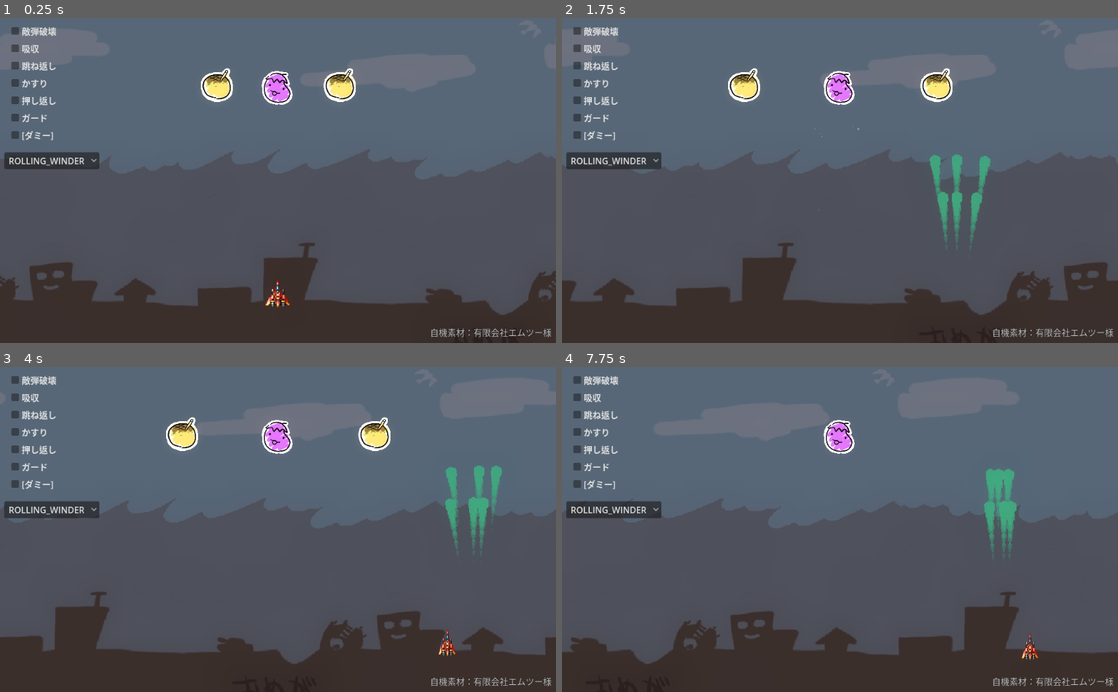
Above: before the commit, frames 1-4 (two rows, left to right).
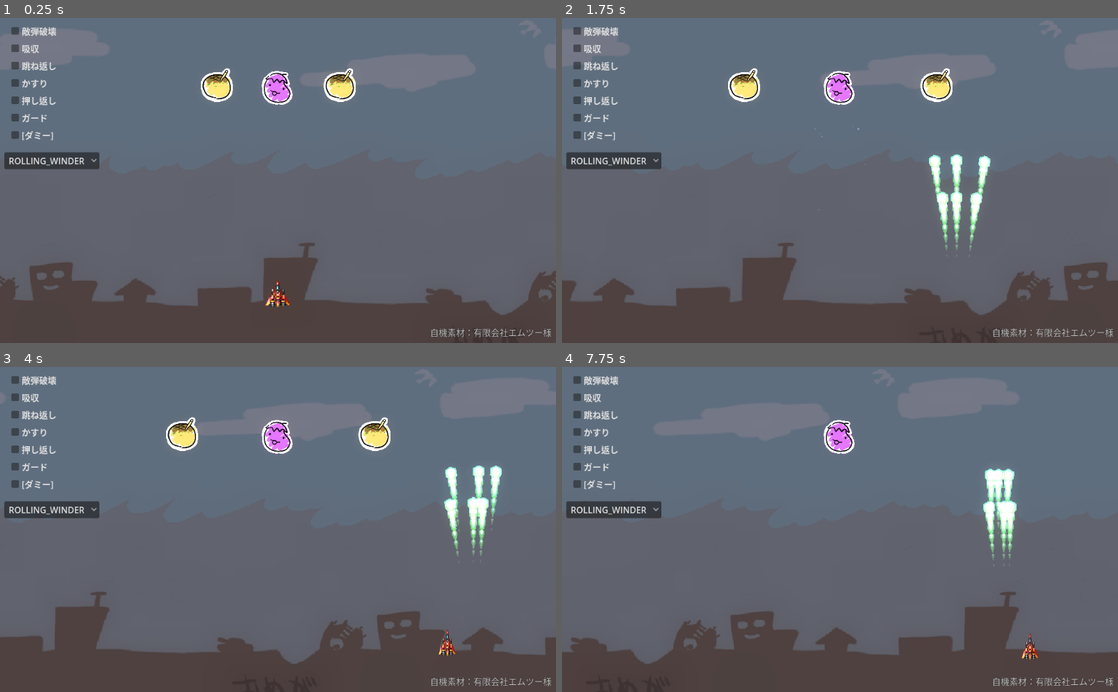
Above: after the commit, the same moments.

Repository: syun77/gd_bullettest4
Game: Godot game, scene res://Main.tscn
Same seed, same stepped clock (60 frames per second), same inputs: the game is played once before the commit and once after it.
Inputs:
- Up to frame 1 (0.25 s): no input
- Up to frame 2 (1.75 s): tap Enter (ui_accept) at 0.5, 0.77, 1.52 s; hold Right (ui_right) 0.53-1.28 s; hold Down (ui_down) from 1.28 s (still down)
- Up to frame 3 (4 s): release Down (ui_down) at 2.03 s; hold Right (ui_right) 2.03-2.78 s; hold Up (ui_up) 2.78-3.53 s; tap Enter (ui_accept) at 3.02, 3.77 s; hold Left (ui_left) from 3.53 s (still down)
- Up to frame 4 (7.75 s): tap Enter (ui_accept) at 4.52, 6.02, 6.77, 7.52 s; release Left (ui_left) at 5.03 s; hold Down (ui_down) 5.03-5.78 s; hold Right (ui_right) 5.78-6.53 s; hold Up (ui_up) 6.53-7.28 s; hold Right (ui_right) from 7.28 s (still down)

The runs differ from the first frame. In frame 2, 1.5% of the frame differs, in the area x 65-78%, y 41-74%; in frame 3, 1.3%; in frame 4, 1.2%.
Error in both runs: Invalid assignment of property or key 'position' with value of type 'Vector2' on a base object of type 'null instance'. (res://src/enemy/Enemy.gd:234)

Commit message:
発光画像を更新

Diff:
--- a/BulletTest/Main.tscn
+++ b/BulletTest/Main.tscn
@@ -7,6 +7,9 @@
 [ext_resource type="Texture2D" uid="uid://5qrlsfujxd2s" path="res://assets/images/bg_sky.png" id="3_n2fpg"]
 [ext_resource type="PackedScene" uid="uid://dgal4fl506wwy" path="res://src/enemy/Enemy.tscn" id="4"]
 [ext_resource type="Theme" uid="uid://cnbovrq5bcj74" path="res://assets/fonts/new_theme.tres" id="7_xiel3"]
+
+[sub_resource type="CanvasItemMaterial" id="CanvasItemMaterial_4dmx1"]
+blend_mode = 1
 
 [sub_resource type="ShaderMaterial" id="2"]
 shader = ExtResource("2_2pdhv")
@@ -28,7 +31,10 @@
 glow_hdr_threshold = 1.61
 
 [node name="Main" type="Node2D"]
+modulate = Color(1, 1, 1, 0.501961)
+material = SubResource("CanvasItemMaterial_4dmx1")
 script = ExtResource("1")
+bullet_image = 2
 
 [node name="ColorRect" type="ColorRect" parent="."]
 offset_right = 1024.0
--- a/BulletTest/src/Bullet.gd
+++ b/BulletTest/src/Bullet.gd
@@ -8,6 +8,8 @@
 const BUZZ_SIZE = 40.0
 
 @onready var _spr = $Sprite
+@onready var _luminesscence = $Luminescence
+@onready var _line = $Line2D
 
 var _velocity = Vector2.ZERO # 速度.
 var _accel = Vector2.ZERO # 加速度.
@@ -68,9 +70,9 @@
 		Common.eBulletImage.OUTLINE: # アウトライン.
 			_spr.texture = load("res://assets/images/bullet3.png")
 		Common.eBulletImage.LUMINESCENCE: # 発光.
-			pass
+			_luminesscence.visible = true
 		Common.eBulletImage.TRAIL: # トレイル.
-			pass
+			_line.visible = true
 
 ## 更新
 func _physics_process(delta: float) -> void:
@@ -100,7 +102,25 @@
 		_spr.modulate = Color.RED
 	is_buzz = false
 
+
+	# line2Dの更新.
+	var d = _velocity * delta
+	# positionに追従してしまうので逆オフセットが必要となる.
+	for i in range(_line.points.size()):
+		_line.points[i] -= d # すべてのLine2Dの位置を移動量で逆オフセットする.
+	_line.points[0] = Vector2.ZERO # 先頭は0でよい.
+	_update_line2d()
+
+	# _draw() を呼び出す.
 	queue_redraw()
+
+## Line2Dの座標を更新する
+func _update_line2d() -> void:
+	for i in range(_line.points.size()-1):
+		var a = _line.points[i]
+		var b = _line.points[i+1]
+		# 0.5の重みで線形補間します
+		_line.points[i+1] = b.lerp(a, 0.5)
 
 func _check_buzz() -> bool:
 	if Common.is_buzz == false:
--- a/BulletTest/src/Bullet.tscn
+++ b/BulletTest/src/Bullet.tscn
@@ -1,10 +1,24 @@
-[gd_scene load_steps=4 format=3 uid="uid://cmkh5tp38v5m6"]
+[gd_scene load_steps=9 format=3 uid="uid://cmkh5tp38v5m6"]
 
 [ext_resource type="Script" path="res://src/Bullet.gd" id="1_cpm0a"]
 [ext_resource type="Texture2D" uid="uid://c2sk2los3qbd1" path="res://assets/images/bullet2.png" id="2_4megk"]
+[ext_resource type="Texture2D" uid="uid://bu85phpxhhjo3" path="res://assets/images/bullet_luminescence.png" id="3_vdhxn"]
 
 [sub_resource type="CircleShape2D" id="1"]
 radius = 11.0
+
+[sub_resource type="CanvasItemMaterial" id="CanvasItemMaterial_giyf2"]
+blend_mode = 1
+
+[sub_resource type="Curve" id="Curve_iijm7"]
+_data = [Vector2(0, 1), 0.0, 0.0, 0, 0, Vector2(1, 0), 0.0, 0.0, 0, 0]
+point_count = 2
+
+[sub_resource type="Gradient" id="Gradient_kkbua"]
+colors = PackedColorArray(0, 0, 1, 0.188235, 0, 0, 1, 0)
+
+[sub_resource type="CanvasItemMaterial" id="CanvasItemMaterial_0cwic"]
+blend_mode = 1
 
 [node name="Bullet" type="Area2D"]
 script = ExtResource("1_cpm0a")
@@ -15,4 +29,22 @@
 [node name="CollisionShape2D" type="CollisionShape2D" parent="."]
 shape = SubResource("1")
 
+[node name="Line2D" type="Line2D" parent="."]
+visible = false
+z_index = -1
+material = SubResource("CanvasItemMaterial_giyf2")
+points = PackedVector2Array(0, 0, 0, 0, 0, 0, 0, 0, 0, 0, 0, 0, 0, 0, 0, 0, 0, 0, 0, 0, 0, 0, 0, 0, 0, 0, 0, 0, 0, 0, 0, 0, 0, 0, 0, 0, 0, 0, 0, 0, 0, 0, 0, 0, 0, 0, 0, 0, 0, 0, 0, 0, 0, 0, 0, 0, 0, 0, 0, 0, 0, 0, 0, 0)
+width = 32.0
+width_curve = SubResource("Curve_iijm7")
+default_color = Color(0.513726, 0.494118, 0.827451, 1)
+gradient = SubResource("Gradient_kkbua")
+
+[node name="Luminescence" type="Sprite2D" parent="."]
+visible = false
+modulate = Color(1, 0, 1, 0.0627451)
+z_index = -1
+material = SubResource("CanvasItemMaterial_0cwic")
+scale = Vector2(1.5, 1.5)
+texture = ExtResource("3_vdhxn")
+
 [connection signal="area_entered" from="." to="." method="_on_area_entered"]
Not shown: 1 places in BulletTest/Main.tscn that only renumber resources
Binary file added: BulletTest/assets/images/bullet_luminescence.png
Not shown, added: BulletTest/assets/images/bullet_luminescence.png.import
